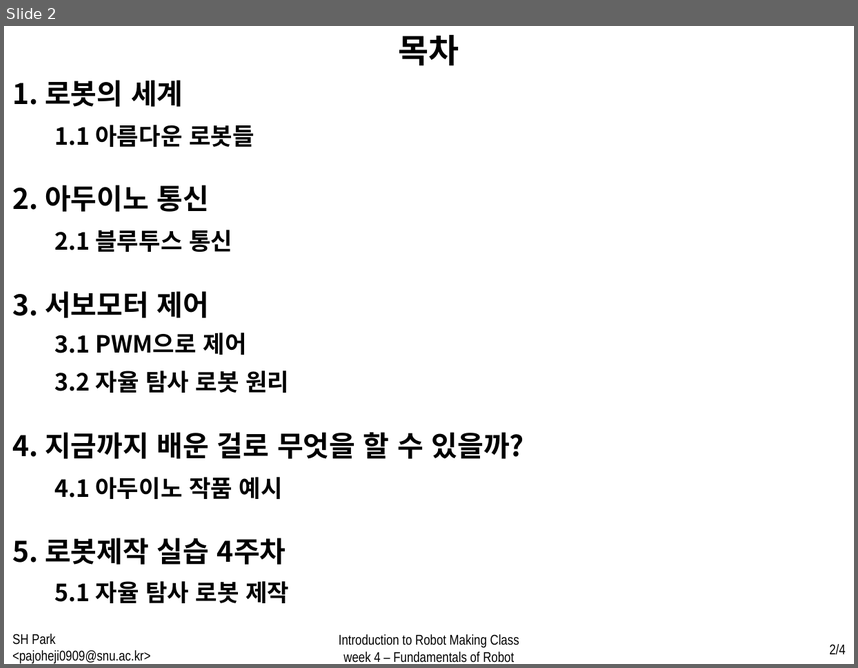
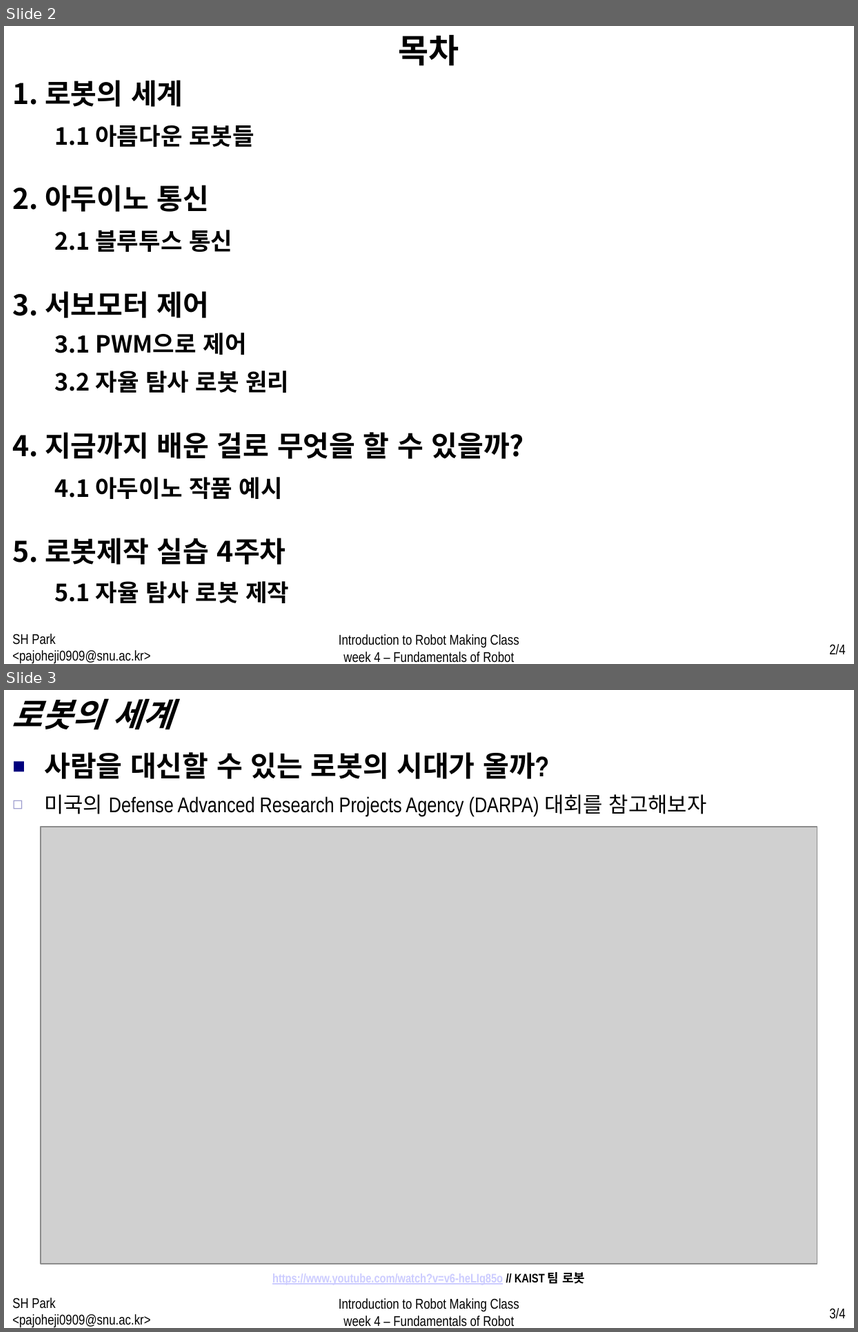
Before and after one commit to WhenTheyCry96/RobotTutorial, a slide deck: PPT/week4.pptx. Shown one above the other, each under a label of ours: slide 2 before the commit, slides 2 and 3 after it. The pictures are 858x668 and 858x1332 pixels, drawn with LibreOffice and Linux fonts; fonts in the diff are those of the drawing; grey boxes stand for pictures. Boxes give left, top, right and bottom in pixels: in the first picture for what was removed or moved away, otherwise in the second. Text is boxed around its words. In the diff, an @@ line names an element or a change of style, - is before the commit and + after.

```diff
--- a/PPT/week4.pptx
+++ b/PPT/week4.pptx
@@ slide 3 added at [4,690,854,1328], background #FFFFFF @@
@@ text added at [12,699,173,730], 28 pt, text #000000, bold, italic @@
+로봇의 세계
@@ text added at [44,752,549,779], 24 pt, text #000000, bold @@
+■ 사람을 대신할 수 있는 로봇의 시대가 올까?
@@ text added at [44,794,707,816], 18 pt, text #000000 @@
+  ◻ 미국의 Defense Advanced Research Projects Agency (DARPA) 대회를 참고해보자
@@ picture added at [41,827,817,1264] @@
@@ text added at [272,1272,585,1284], 10.5 pt, text #CCCCFF, bold, underline @@
+https://www.youtube.com/watch?v=v6-heLIg85o // KAIST 팀 로봇
@@ text added at [12,1297,150,1328], 12 pt, text #000000 @@
+SH Park <pajoheji0909@snu.ac.kr>
@@ text added at [339,1298,519,1326], 12 pt, text #000000 @@
+Introduction to Robot Making Class
+week 4 – Fundamentals of Robot
@@ page number added at [829,1308,845,1319], 12 pt, text #000000 @@
+3/4
```
Also in this commit, not shown: 1 slide changed, 14 other slides added.
